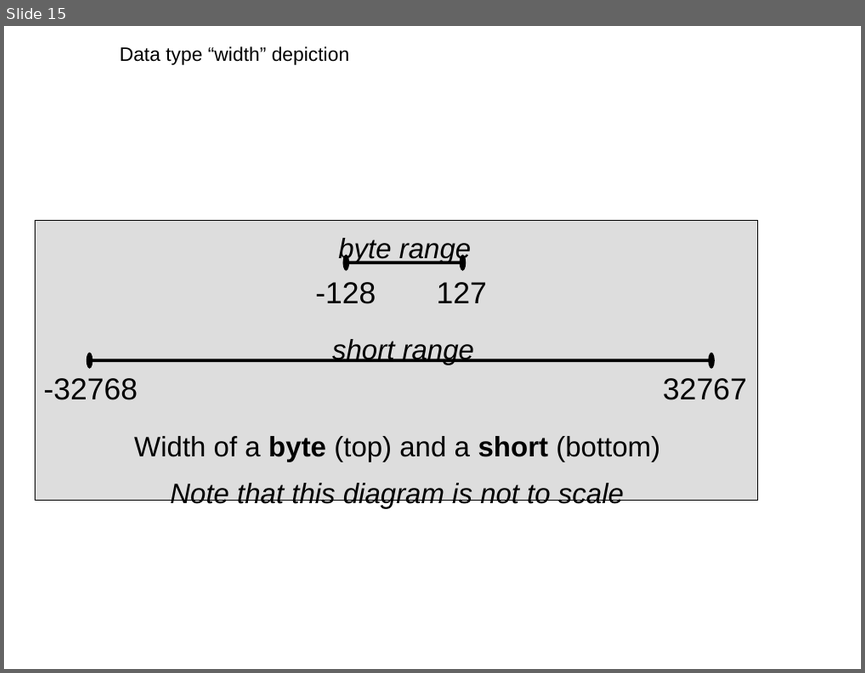
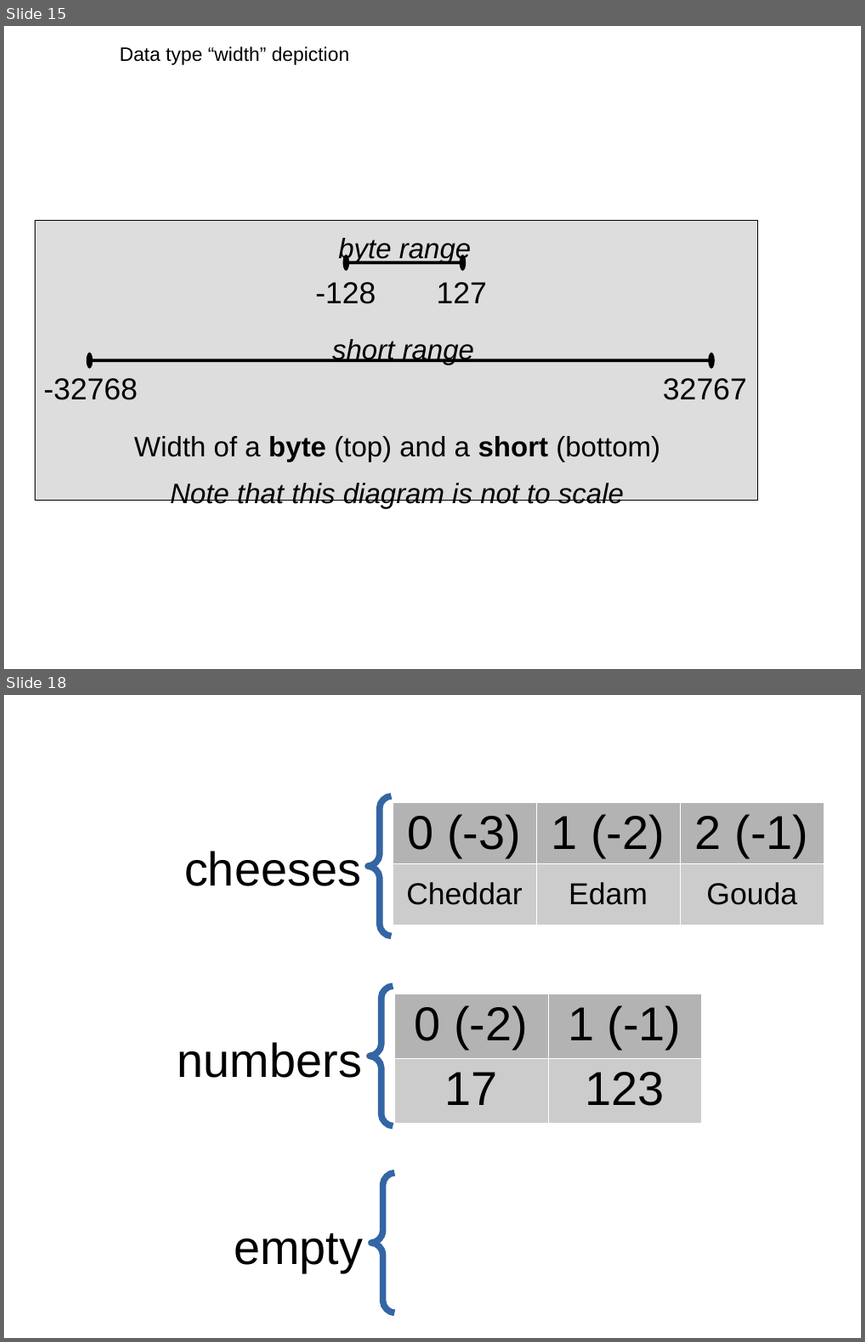
Before and after one commit to DaveRead/python-intro-book, a slide deck: figs2/PythonBookImages.odp. Shown one above the other, each under a label of ours: slide 15 before the commit, slides 15 and 18 after it; the slides between them are not shown. The pictures are 865x673 and 865x1342 pixels, drawn with LibreOffice and Linux fonts; fonts in the diff are those of the drawing. Boxes give left, top, right and bottom in pixels: in the first picture for what was removed or moved away, otherwise in the second. Text is boxed around its words. In the diff, an @@ line names an element or a change of style, - is before the commit and + after.

```diff
--- a/figs2/PythonBookImages.odp
+++ b/figs2/PythonBookImages.odp
@@ slide 18 added at [4, 695, 861, 1338], background #FFFFFF @@
@@ freeform shape added at [368, 796, 392, 936], outline #3465A4 6.01 pt @@
@@ table added at [392, 802, 824, 925], 2 rows, 3 columns @@
+0 (-3) | 1 (-2) | 2 (-1)
+Cheddar | Edam | Gouda
@@ text added at [184, 851, 361, 886], 44 pt, text #000000 @@
+cheeses
@@ freeform shape added at [370, 986, 392, 1126], outline #3465A4 6.01 pt @@
@@ table added at [394, 993, 701, 1116], 2 rows, 2 columns @@
+0 (-2) | 1 (-1)
+17 | 123
@@ text added at [177, 1042, 362, 1077], 44 pt, text #000000 @@
+numbers
@@ freeform shape added at [371, 1173, 394, 1312], outline #3465A4 6.01 pt @@
@@ text added at [234, 1233, 363, 1271], 44 pt, text #000000 @@
+empty
```
Also in this commit, not shown: 3 other slides added, 7 other files.
